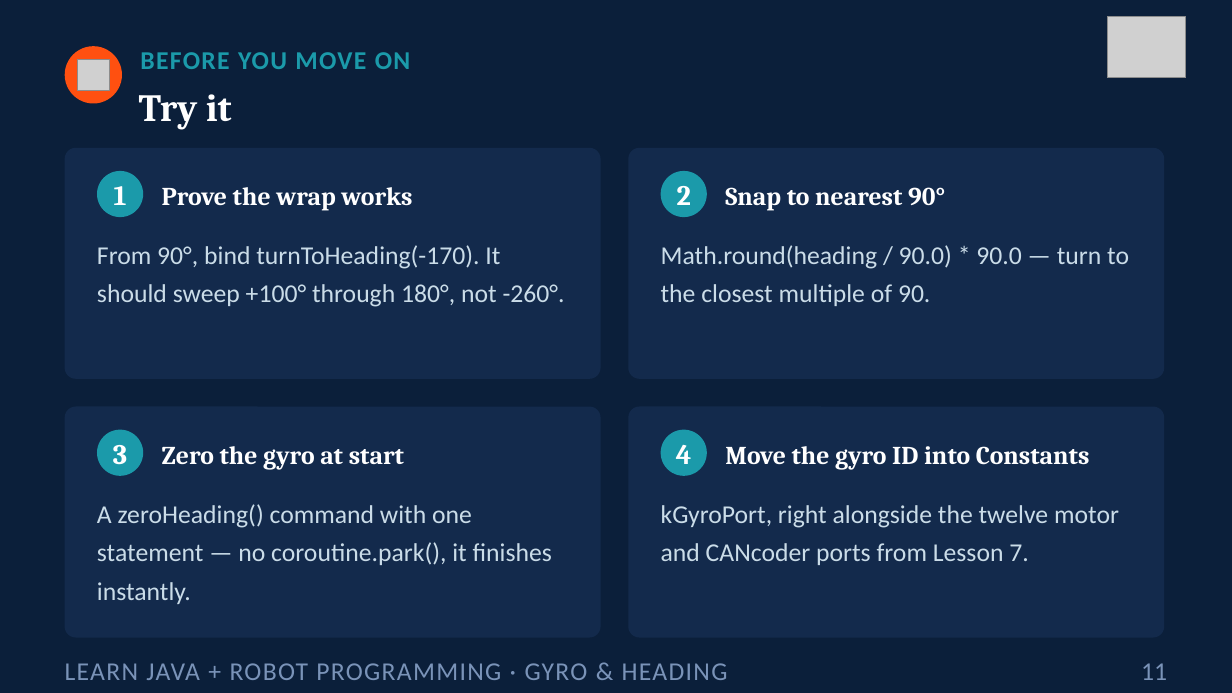
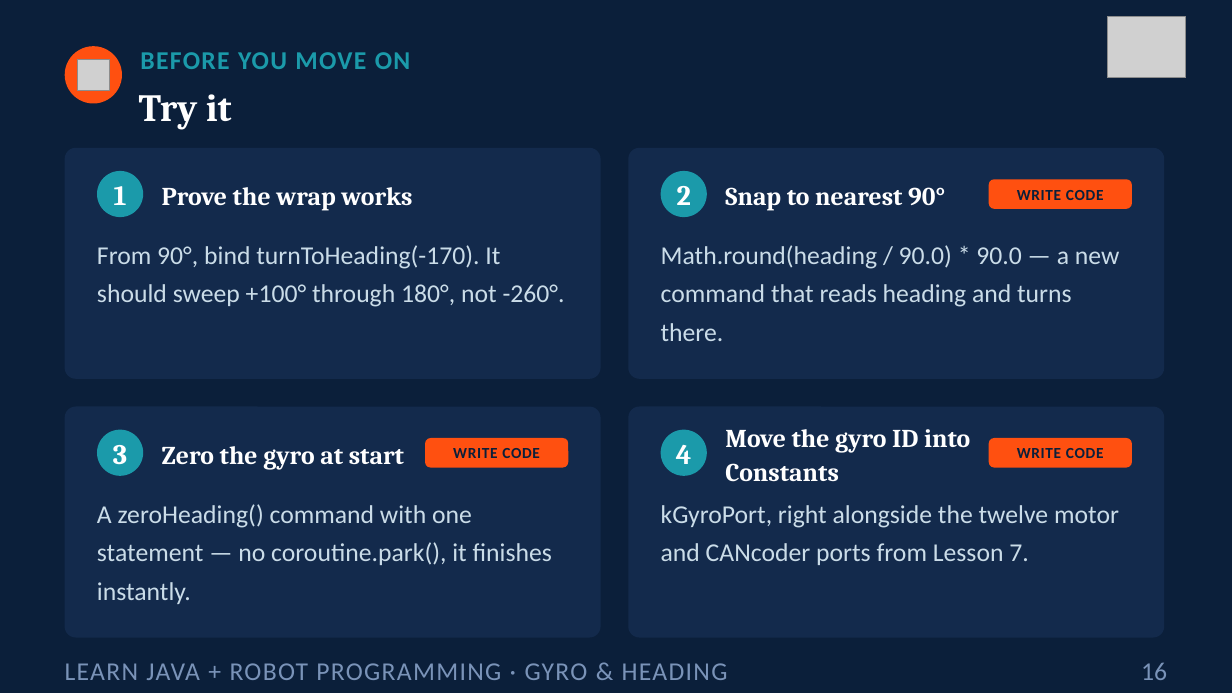
Before and after one commit to FRC5010/BasicRobotLessons, a slide deck: slide 16 of docs/presentations/v3/08-gyro-heading.pptx (slide 11 before the commit). Drawn at 1232x693 pixels with LibreOffice and Linux fonts; fonts in the diff are those of the drawing; grey boxes stand for pictures. Boxes give left, top, right and bottom in pixels: in the first picture for what was removed or moved away, otherwise in the second. Text is boxed around its words. In the diff, an @@ line names an element or a change of style, - is before the commit and + after.

```diff
--- a/docs/presentations/v3/08-gyro-heading.pptx
+++ b/docs/presentations/v3/08-gyro-heading.pptx
@@ rounded rectangle added at box(989, 179, 1132, 209), fill #FF5010 @@
@@ text added at box(1017, 190, 1104, 200), 12 pt, text #0B1F3A, bold @@
+WRITE CODE
@@ text at box(661, 245, 1120, 341): text changed @@
-Math.round(heading / 90.0) * 90.0 — turn to the closest multiple of 90.
+Math.round(heading / 90.0) * 90.0 — a new command that reads heading and turns there.
@@ rounded rectangle added at box(425, 438, 568, 468), fill #FF5010 @@
@@ text added at box(453, 448, 540, 458), 12 pt, text #0B1F3A, bold @@
+WRITE CODE
@@ text "Move the gyro ID into ..." rewrapped from box(725, 446, 1090, 470) to box(725, 429, 970, 482) @@
@@ rounded rectangle added at box(989, 438, 1132, 468), fill #FF5010 @@
@@ text added at box(1017, 448, 1104, 458), 12 pt, text #0B1F3A, bold @@
+WRITE CODE
@@ text at box(1141, 662, 1167, 680): text changed @@
-11
+16
```
Also in this commit, not shown: 8 other slides changed, 5 slides added, 2 other files.
